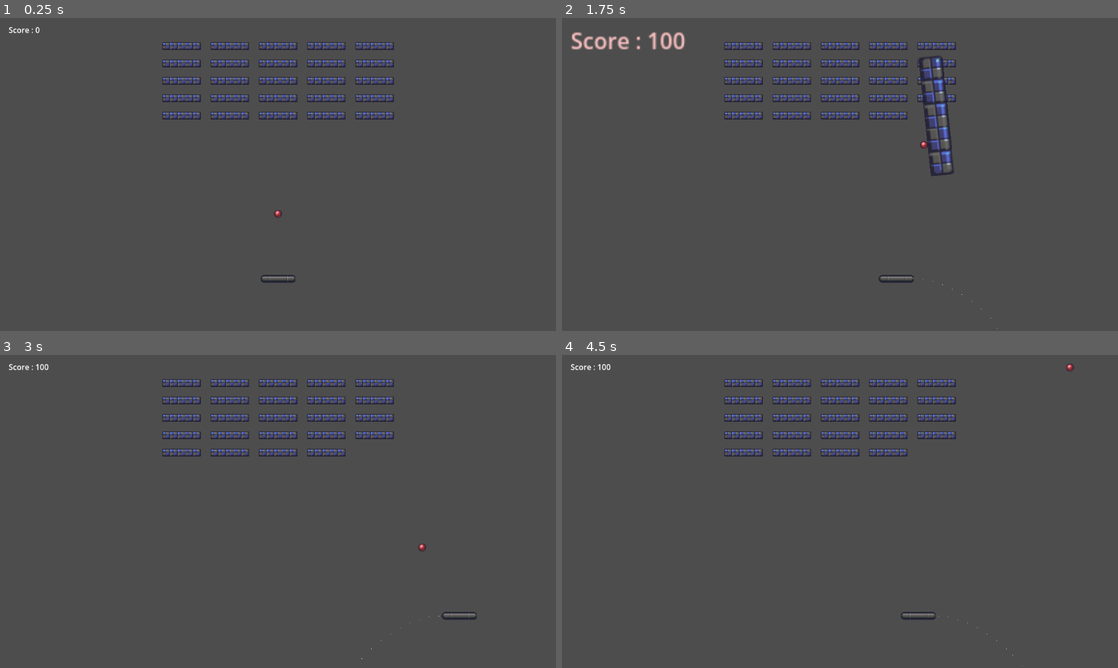
Above: before the commit, frames 1-4 (two rows, left to right).
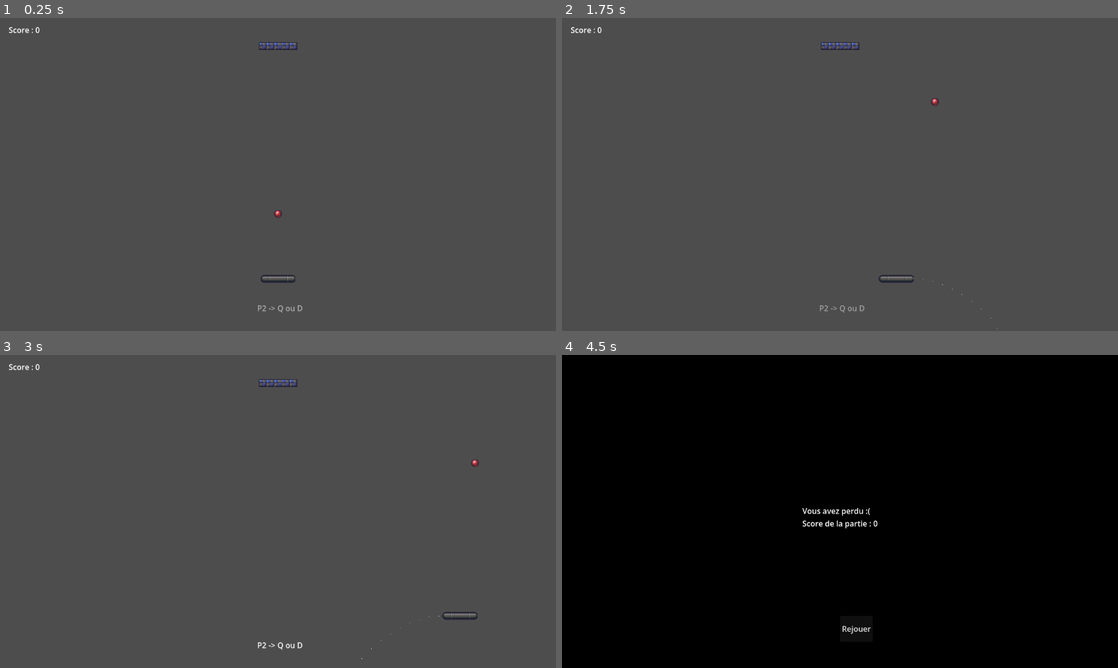
Above: after the commit, the same moments.

Repository: Salsardine/tp-casse-briques
Game: Godot game, scene res://main.tscn
The game is run twice, just before and just after one commit, with the same random seed, the same clock (stepped at 60 frames per second) and the same inputs.
Inputs:
- Up to frame 1 (0.25 s): no input
- Up to frame 2 (1.75 s): tap Enter at 0.5 s; hold Right (p1_right) 0.53-1.28 s; hold Left (p1_left) from 1.28 s (still down)
- Up to frame 3 (3 s): release Left (p1_left) at 2.03 s; hold Right (p1_right) from 2.03 s (still down)
- Up to frame 4 (4.5 s): release Right (p1_right) at 3.53 s; hold Left (p1_left) from 3.53 s (still down)

The runs differ from the first frame. In frame 1, 2.7% of the frame differs, in the area x 29-71%, y 7-95%; in frame 2, 4.1%; in frame 3, 2.6%; in frame 4, 100%, in the area x 0-100%, y 0-100%.

Commit message:
Ajout second joueur

Diff:
--- a/ScoreTracker.gd
+++ b/ScoreTracker.gd
@@ -1,6 +1,6 @@
 extends Node
 
 var score : int = 0
-var cpt_hotness : int = 1
+var cpt_hotness : int = 0
 var message_fin : String = ""
 var victoire : bool = false
--- a/balle/control_balle.gd
+++ b/balle/control_balle.gd
@@ -16,7 +16,7 @@
 
 func _on_body_entered(body: Node) -> void:
 	if body.is_in_group("raquette"):
-		ScoreTracker.cpt_hotness = 1
+		ScoreTracker.cpt_hotness = 0
 		$AudioRaquette.play()
 
 	elif body.is_in_group("bordure"):
--- a/main.gd
+++ b/main.gd
@@ -1,8 +1,8 @@
 extends Node2D
 
 @export var scene_brique : PackedScene
-@export var nb_colonnes = 5
-@export var nb_lignes = 5
+@export var nb_colonnes = 1
+@export var nb_lignes = 1
 @export var espacement_x = 20
 @export var espacement_y = 20
 @export var marge_haut = 50
@@ -15,6 +15,11 @@
 	$Score.text = "Score : 0"
 	$MessageEncourageant.text = ""
 	generer_briques()
+	$MessageP2/AnimationPlayer.play("clignote")
+	$Raquette2.joueur_rejoint.connect(_on_joueur2_rejoint)
+
+func _on_joueur2_rejoint(_id: String) -> void:
+	$MessageP2/AnimationPlayer.play("disparition")
 
 func generer_briques() -> void:
 	var brique_temp = scene_brique.instantiate()
@@ -38,7 +43,7 @@
 
 func _on_brique_detruite(points: int) -> void:
 	briques_restantes -= 1
-	ScoreTracker.score += points * ScoreTracker.cpt_hotness
+	ScoreTracker.score += points * (ScoreTracker.cpt_hotness+1)
 	ScoreTracker.cpt_hotness += 1
 	$Score.text = "Score : %d" % ScoreTracker.score
 	if ScoreTracker.cpt_hotness > 2 and ScoreTracker.cpt_hotness < 5:
--- a/main.tscn
+++ b/main.tscn
@@ -174,12 +174,70 @@
 &"encouragement2": SubResource("Animation_efxa6")
 }
 
+[sub_resource type="Animation" id="Animation_dg77c"]
+length = 0.001
+tracks/0/type = "value"
+tracks/0/imported = false
+tracks/0/enabled = true
+tracks/0/path = NodePath("MessageP2:self_modulate")
+tracks/0/interp = 1
+tracks/0/loop_wrap = true
+tracks/0/keys = {
+"times": PackedFloat32Array(0),
+"transitions": PackedFloat32Array(1),
+"update": 0,
+"values": [Color(1, 1, 1, 1)]
+}
+
+[sub_resource type="Animation" id="Animation_ycdy4"]
+resource_name = "clignote"
+loop_mode = 1
+tracks/0/type = "value"
+tracks/0/imported = false
+tracks/0/enabled = true
+tracks/0/path = NodePath("MessageP2:self_modulate")
+tracks/0/interp = 1
+tracks/0/loop_wrap = true
+tracks/0/keys = {
+"times": PackedFloat32Array(0, 0.5, 1),
+"transitions": PackedFloat32Array(1, 1, 1),
+"update": 0,
+"values": [Color(1, 1, 1, 1), Color(1, 1, 1, 0), Color(1, 1, 1, 1)]
+}
+
+[sub_resource type="Animation" id="Animation_w48qg"]
+resource_name = "disparition"
+tracks/0/type = "value"
+tracks/0/imported = false
+tracks/0/enabled = true
+tracks/0/path = NodePath("MessageP2:self_modulate")
+tracks/0/interp = 1
+tracks/0/loop_wrap = true
+tracks/0/keys = {
+"times": PackedFloat32Array(0),
+"transitions": PackedFloat32Array(1),
+"update": 0,
+"values": [Color(1, 1, 1, 0)]
+}
+
+[sub_resource type="AnimationLibrary" id="AnimationLibrary_w48qg"]
+_data = {
+&"RESET": SubResource("Animation_dg77c"),
+&"clignote": SubResource("Animation_ycdy4"),
+&"disparition": SubResource("Animation_w48qg")
+}
+
 [node name="Node2D" type="Node2D" unique_id=1399996452]
 script = ExtResource("1_1bvp3")
 scene_brique = ExtResource("4_1bvp3")
 
 [node name="Raquette" parent="." unique_id=1268785383 groups=["raquette"] instance=ExtResource("1_ig7tw")]
 motion_mode = 1
+
+[node name="Raquette2" parent="." unique_id=1038522105 groups=["raquette"] instance=ExtResource("1_ig7tw")]
+motion_mode = 1
+joueur_id = "p2"
+actif_au_demarrage = false
 
 [node name="MurGauche" type="StaticBody2D" parent="." unique_id=1972830955 groups=["bordure"]]
 physics_material_override = SubResource("PhysicsMaterial_b0id3")
@@ -244,3 +302,14 @@
 root_node = NodePath("../MessageEncourageant")
 libraries/ = SubResource("AnimationLibrary_efxa6")
 speed_scale = 0.35
+
+[node name="MessageP2" type="Label" parent="." unique_id=822214072]
+offset_left = 533.0
+offset_top = 589.0
+offset_right = 628.0
+offset_bottom = 612.0
+text = "P2 -> Q ou D"
+
+[node name="AnimationPlayer" type="AnimationPlayer" parent="MessageP2" unique_id=525717792]
+root_node = NodePath("../..")
+libraries/ = SubResource("AnimationLibrary_w48qg")
--- a/project.godot
+++ b/project.godot
@@ -43,6 +43,16 @@
 "events": [Object(InputEventKey,"resource_local_to_scene":false,"resource_name":"","device":-1,"window_id":0,"alt_press …(195 unchanged characters)…
 ]
 }
+p2_left={
+"deadzone": 0.2,
+"events": [Object(InputEventKey,"resource_local_to_scene":false,"resource_name":"","device":-1,"window_id":0,"alt_pressed":false,"shift_pressed":false,"ctrl_pressed":false,"meta_pressed":false,"pressed":false,"keycode":0,"physical_keycode":65,"key_label":0,"unicode":113,"location":0,"echo":false,"script":null)
+]
+}
+p2_right={
+"deadzone": 0.2,
+"events": [Object(InputEventKey,"resource_local_to_scene":false,"resource_name":"","device":-1,"window_id":0,"alt_pressed":false,"shift_pressed":false,"ctrl_pressed":false,"meta_pressed":false,"pressed":false,"keycode":0,"physical_keycode":68,"key_label":0,"unicode":100,"location":0,"echo":false,"script":null)
+]
+}
 
 [physics]
 
--- a/raquette/control_joueur.gd
+++ b/raquette/control_joueur.gd
@@ -1,25 +1,61 @@
 extends CharacterBody2D
+
+signal joueur_rejoint(id: String)
 
 @export var vitesse = 400
 
+@export var joueur_id : String = "p1"
+
+@export var actif_au_demarrage : bool = true
+
+@export var largeur_raquette : float = 64.0
+
+@export var skin_p1 : Texture2D = preload("res://raquette/skin_raquette_a.tres")
+@export var skin_p2 : Texture2D = preload("res://raquette/skin_raquette_b.tres")
+
 var position_y_fixe : float
+var actif : bool = true
+var sprite : Sprite2D
 
 func _ready() -> void:
 	position.x = get_viewport_rect().size.x / 2
 	position.y = get_viewport_rect().size.y - get_viewport_rect().size.y / 6
 	position_y_fixe = position.y
+	var skin_choisi = skin_p1 if joueur_id == "p1" else skin_p2
+	if $Sprite2D and skin_choisi:
+		$Sprite2D.texture = skin_choisi
+
+	actif = actif_au_demarrage
+	if not actif:
+		visible = false
+		set_physics_process(false)
+		$CollisionShape2D.set_deferred("disabled", true)
+
+func _unhandled_input(event: InputEvent) -> void:
+	if actif:
+		return
+	if event.is_action_pressed(joueur_id + "_right") or event.is_action_pressed(joueur_id + "_left"):
+		activer()
+
+func activer() -> void:
+	actif = true
+	visible = true
+	set_physics_process(true)
+	$CollisionShape2D.set_deferred("disabled", false)
+	joueur_rejoint.emit(joueur_id)
 
 func _physics_process(delta: float) -> void:
 	var direction = 0
-	if Input.is_action_pressed("p1_right"):
+	if Input.is_action_pressed(joueur_id + "_right"):
 		direction = 1
-	elif Input.is_action_pressed("p1_left"):
+	elif Input.is_action_pressed(joueur_id + "_left"):
 		direction = -1
 
 	velocity.x = direction * vitesse
 	velocity.y = 0
 	move_and_slide()
 	position.y = position_y_fixe
+	_empecher_chevauchement()
 
 	if direction != 0:
 		if not $AudioDeplacement.playing:
@@ -30,7 +66,6 @@
 	$ParticulesGauche.emitting = (direction == 1)
 	$ParticulesDroite.emitting = (direction == -1)
 
-
 	for i in get_slide_collision_count():
 		var collision = get_slide_collision(i)
 		var collider = collision.get_collider()
@@ -39,3 +74,17 @@
 				$AudioMurRaquette.play()
 		elif collider.is_in_group("balle"):
 			$AnimationRaquette.play("raquette")
+
+func _empecher_chevauchement() -> void:
+	var separation_min = largeur_raquette
+	for autre in get_tree().get_nodes_in_group("raquette"):
+		if autre == self or not ("actif" in autre) or not autre.actif:
+			continue
+		var largeur_autre = autre.largeur_raquette if "largeur_raquette" in autre else largeur_raquette
+		separation_min = (largeur_raquette + largeur_autre) / 2.0
+		var delta_x = position.x - autre.position.x
+		if abs(delta_x) < separation_min:
+			if delta_x >= 0:
+				position.x = autre.position.x + separation_min
+			else:
+				position.x = autre.position.x - separation_min
--- a/raquette/raquette.tscn
+++ b/raquette/raquette.tscn
@@ -48,16 +48,16 @@
 [node name="Raquette" type="CharacterBody2D" unique_id=1268785383]
 script = ExtResource("1_8wwvb")
 
-[node name="SkinRaquetteA" type="Sprite2D" parent="." unique_id=1195807591]
+[node name="Sprite2D" type="Sprite2D" parent="." unique_id=1195807591]
 position = Vector2(7.1525574e-07, 0)
 scale = Vector2(1.15625, 1)
 texture = ExtResource("1_w6mu3")
 
 [node name="AnimationRaquette" type="AnimationPlayer" parent="." unique_id=1328820336]
-root_node = NodePath("../SkinRaquetteA")
+root_node = NodePath("../Sprite2D")
 libraries/ = SubResource("AnimationLibrary_652gn")
 
-[node name="CollisionShapeD2" type="CollisionShape2D" parent="." unique_id=632836557]
+[node name="CollisionShape2D" type="CollisionShape2D" parent="." unique_id=632836557]
 shape = SubResource("RectangleShape2D_w6mu3")
 
 [node name="AudioDeplacement" type="AudioStreamPlayer2D" parent="." unique_id=857519509]
--- /dev/null
+++ b/raquette/skin_raquette_b.tres
@@ -0,0 +1,7 @@
+[gd_resource type="AtlasTexture" format=3 uid="uid://cm6f2p3a4dee0"]
+
+[ext_resource type="Texture2D" uid="uid://bdt08160kw24d" path="res://assets/breakout_pieces.png" id="1_ngdwr"]
+
+[resource]
+atlas = ExtResource("1_ngdwr")
+region = Rect2(115.998116, 91.98561, 64.01147, 16.022675)
--- a/restart/fin_de_partie.tscn
+++ b/restart/fin_de_partie.tscn
@@ -72,7 +72,7 @@
 
 [node name="AudioVictoire" type="AudioStreamPlayer2D" parent="." unique_id=1624094797]
 stream = ExtResource("2_7el0v")
-volume_db = 1.0
+volume_db = 3.0
 pitch_scale = 1.3
 
 [node name="AudioDefaite" type="AudioStreamPlayer2D" parent="." unique_id=920275426]
Not shown, changed: export_presets.cfg
